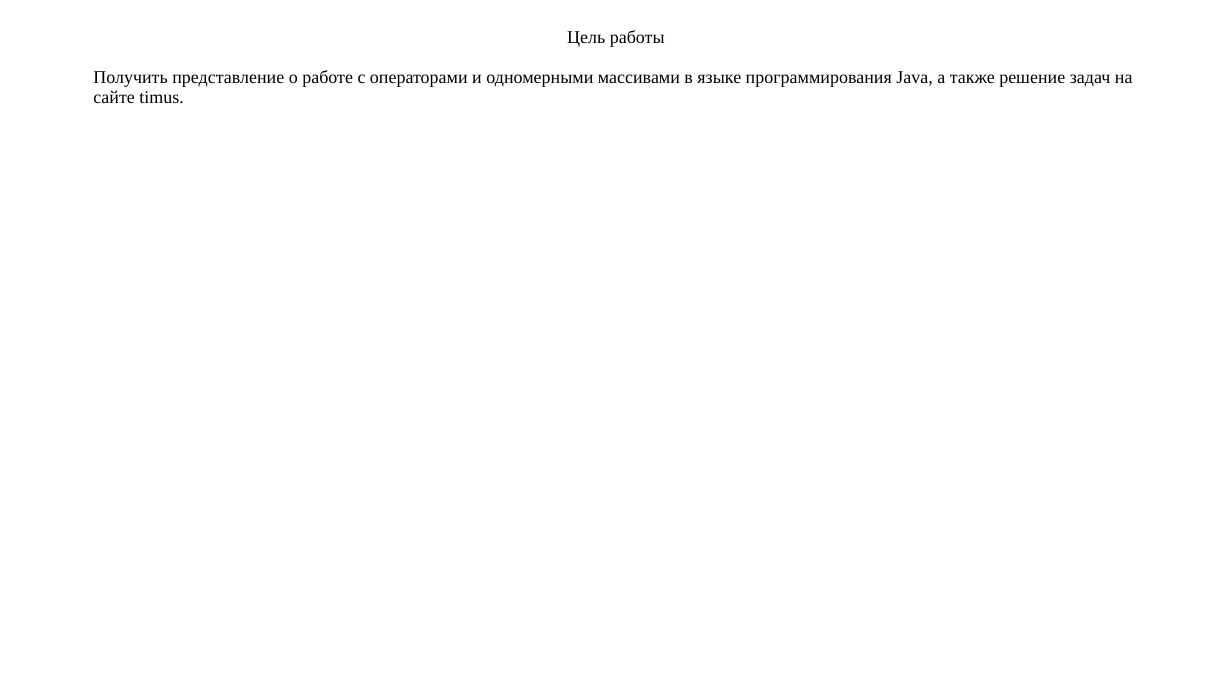
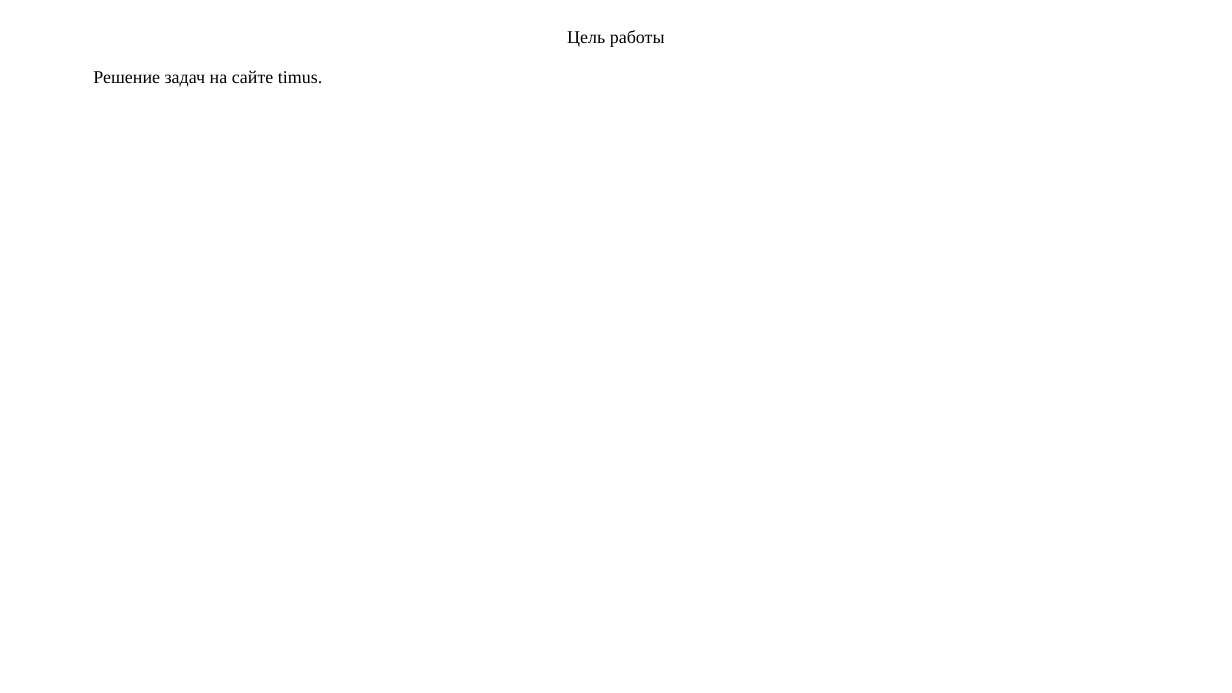
Before and after one commit to Vladnwx/Learn2023-2024, a slide deck: slide 2 of src/timus/РИЗ-130916у Савельев В.Н. Отчет о выполнении задачи с сайта timus.pptx. Drawn at 1232x693 pixels with LibreOffice and Linux fonts; fonts in the diff are those of the drawing. Boxes give left, top, right and bottom in pixels: in the first picture for what was removed or moved away, otherwise in the second. Text is boxed around its words. In the diff, an @@ line names an element or a change of style, - is before the commit and + after.

Commit message:
Отчет по задачам timus

```diff
--- a/src/timus/РИЗ-130916у Савельев В.Н. Отчет о выполнении задачи с сайта timus.pptx
+++ b/src/timus/РИЗ-130916у Савельев В.Н. Отчет о выполнении задачи с сайта timus.pptx
@@ text at (x1=93, y1=70, x2=322, y2=87): text changed @@
-Получить представление о работе с операторами и одномерными массивами в языке программирования Java, а также решение задач на сайте timus.
+Решение задач на сайте timus.
```
Also in this commit, not shown: 2 other slides changed, 19 slides added, 10 slides removed.
